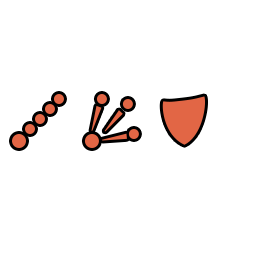
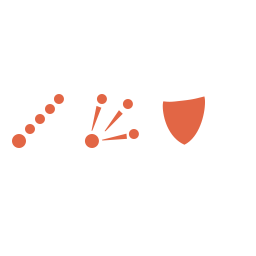
Layered file, before and after one edit (256x256). Changes by layer:
pixels changed over [9, 91, 208, 151] (layer not identified)
